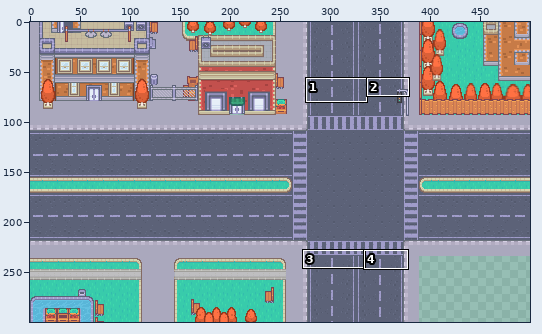
Sprite sheet, stored at data/bg.png. The first picture is a wide view before the edit; the outline marks the close-up.
Close-up. As it was:
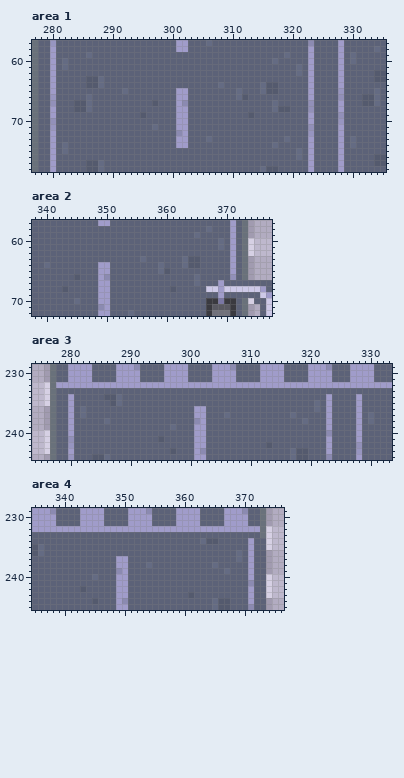
The file is 500x300 pixels. Colours within 5 levels of each other are drawn and written as one. Shown: area 1: x 277..335, y 57..78; area 2: x 338..377, y 57..72; area 3: x 274..333, y 229..244; area 4: x 335..376, y 229..245.
Now the later version:
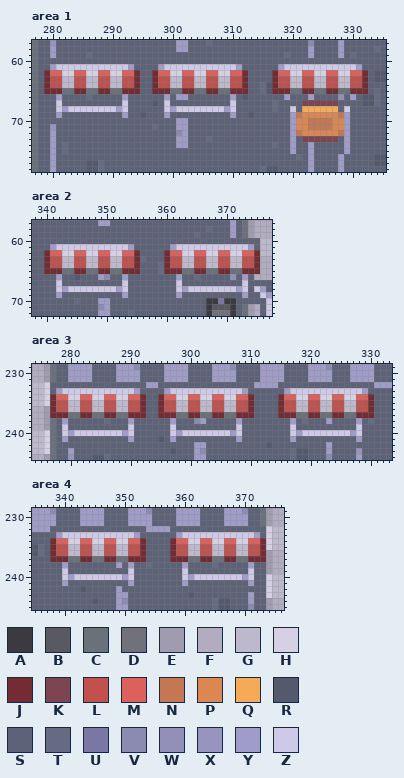
Palette (. is transparent): A #3a3a40  B #595962  C #69717b  D #71717b  E #a19bb0  F #b2acc1  G #beb8cd  H #d6d0e4  J #742c34  K #7d4552  L #c2504d  M #dc615d  N #c57652  P #dc8652  Q #f5aa57  R #545a6e  S #5c6278  T #646b83  U #7a77a4  V #8b8ab1  W #9290b9  X #9795c0  Y #a09cca  Z #cdc9e7
Edits made:
Changed rows in their new state; - is an unchanged pixel.
Area 1:
first column x 279:
60 -S-S----------------------------------S-----S----S-S--
61 --ZZZZZZZZZZZZY----YZZZZZZZZZZZZY------YZZZZZZZZZZZZY-
62 JMMHHMMHHMMHHMMJ--JMMHHMMHHMMHHMMJ----JMMHHMMHHMMHHMMJ
63 JLLGGLLGGLLGGLLJ--JLLGGLLGGLLGGLLJ----JLLGGLLGGLLGGLLJ
64 JLLGGLLGGLLGGLLJ--JLLGGLLGGLLGGLLJ----JLLGGLLGGLLGGLLJ
65 JJJCCJJCCJJCCJJJ--JJJCCJJCCJJCCJJJ----JJJCCJJCCJJCCJJJ
66 -SY----------Y------Y----------YS-------Y----------Y--
67 -SZ--SSS-----Z------Z-SS-------Z-----------KKKKKKS----
68 -SZYZZZZZZZZYZ------ZYZZZZZZZZYZ-------SSZ-QQQQQQSZ---
69 -SY----------Y------Y-SS-------Y---------YNPPPPPPNY---
70 -S---------------------------------------YPPNNNNPPY---
71 -----------------------------------------YPPNNNNPPY---
72 -----------------------------------------YNPPPPPPNY---
73 ----------------------------------------SY-KKKKKKSYS--
74 -----------------------------------------Y-------SYS--
75 -----------------------------------------YS------SY---
Area 2:
first column x 340:
60 -----------------------------S-S-SSS
61 -YZZZZZZZZZZZZY------YZZZZZZZZZZZZYS
62 JMMHHMMHHMMHHMMJ----JMMHHMMHHMMHHMMJ
63 JLLGGLLGGLLGGLLJ----JLLGGLLGGLLGGLLJ
64 JLLGGLLGGLLGGLLJ----JLLGGLLGGLLGGLLJ
65 JJJCCJJCCJJCCJJJ----JJJCCJJCCJJCCJJJ
66 --Y----------Y--------Y----------YS-
67 --Z------SS--Z--------Z--S---S---Z--
68 --ZYZZZZZZZZYZ-------SZYZZZ--Z--Y-S-
69 --Y------SS--Y--------Y------S---Y--
70 ---------------------------------SS-
Area 3:
first column x 277:
232 SSSSSSSSSSSSSSSS--SSSSSSSSSSSSSSSS----SSSSSSSSSSSSSSSS
233 SYZZZZZZZZZZZZY----YZZZZZZZZZZZZY------YZZZZZZZZZZZZY-
234 JMMHHMMHHMMHHMMJ--JMMHHMMHHMMHHMMJ----JMMHHMMHHMMHHMMJ
235 JLLGGLLGGLLGGLLJ--JLLGGLLGGLLGGLLJ----JLLGGLLGGLLGGLLJ
236 JLLGGLLGGLLGGLLJ--JLLGGLLGGLLGGLLJ----JLLGGLLGGLLGGLLJ
237 JJJCCJJCCJJCCJJJ--JJJCCJJCCJJCCJJJ----JJJCCJJCCJJCCJJJ
238 --YS---------Y------Y----------Y--------Y-------------
239 --ZS---------Z------Z---SS-----Z--------Z-----S----Z--
240 --Z-ZZZZZZZZYZ------ZYZZZZZZZZYZ--------ZYZZZZZZZZYZ--
241 --YS---------Y------Y---SS-----Y--------Y-----S-------
242 ---S-----------------------------------------------S--
Area 4:
first column x 338:
232 SSSSSSSSSSSSSSSS----SSSSSSSSSSSSSSSS
233 -YZZZZZZZZZZZZY------YZZZZZZZZZZZZYS
234 JMMHHMMHHMMHHMMJ----JMMHHMMHHMMHHMMJ
235 JLLGGLLGGLLGGLLJ----JLLGGLLGGLLGGLLJ
236 JLLGGLLGGLLGGLLJ----JLLGGLLGGLLGGLLJ
237 JJJCCJJCCJJCCJJJ----JJJCCJJCCJJCCJJJ
238 --Y---------SY--------Y-------------
239 --Z--------SSZ--------Z------S---Z--
240 --ZYZZZZZZZZ-Z--------ZYZZZZZZZZYZ--
241 --Y--------SSY--------Y----------Y--
242 ------------S--------------------S--
